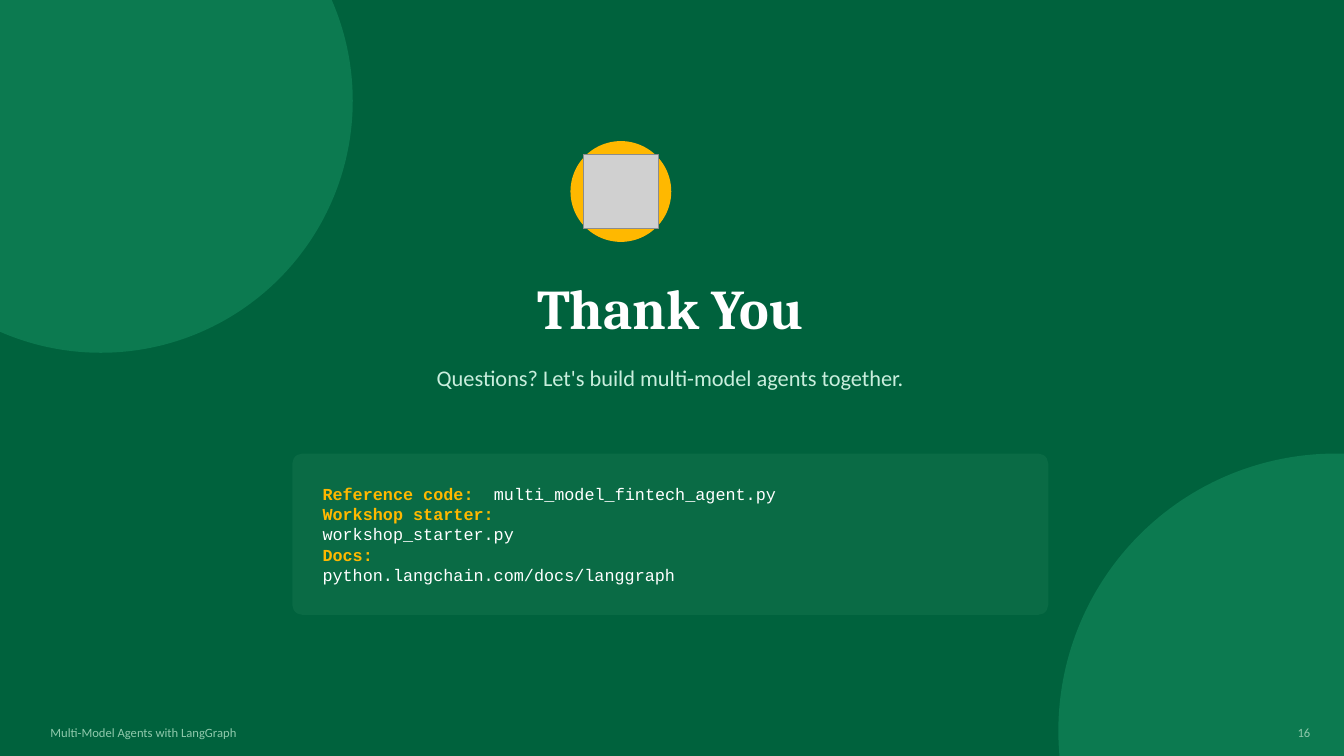
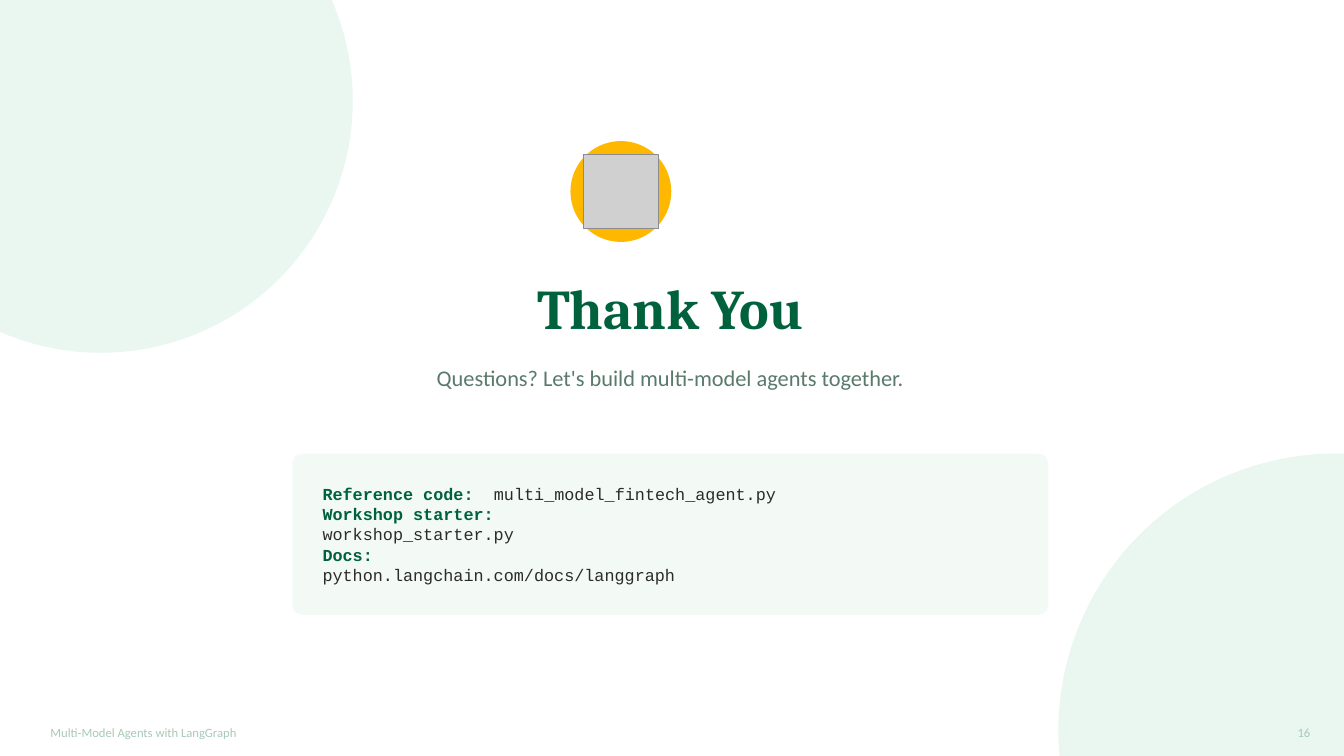
Before and after one commit to Sundar-pk/Multi-modal-agents-, a slide deck: slide 16 of Multi_Model_Agents_LangGraph_Training.pptx. Drawn at 1344x756 pixels with LibreOffice and Linux fonts; fonts in the diff are those of the drawing; grey boxes stand for pictures. Boxes give left, top, right and bottom in pixels: in the first picture for what was removed or moved away, otherwise in the second. Text is boxed around its words. In the diff, an @@ line names an element or a change of style, - is before the commit and + after.

```diff
--- a/Multi_Model_Agents_LangGraph_Training.pptx
+++ b/Multi_Model_Agents_LangGraph_Training.pptx
@@ background #00623D to #FFFFFF @@
@@ ellipse at (0,0,353,353): fill #0C7A50 to #E9F7F0 @@
@@ text "Thank You" at (537,290,804,330): text colour #FFFFFF to #00623D @@
@@ text "Questions? Let's build multi-model agents ..." at (437,370,904,390): text colour #C9EEDD to #5A7A6C @@
@@ rounded rectangle at (292,454,1049,615): fill #0A6B45 to #F3FAF6 @@
@@ text "Reference code: multi_model_fintech_agent.py Workshop starte ..." at (323,488,776,585): text colour #FFB800 to #00623D in "Reference code: Workshop starter:", "Docs:"; text colour #FFFFFF to #2B2B2B in "multi_model_fintech_agent.py", "workshop_starter.py", "python.langchain.com/docs/langgraph" @@
@@ ellipse at (1059,454,1344,756): fill #0C7A50 to #E9F7F0 @@
@@ text "Multi-Model Agents with LangGraph" at (50,728,236,739): text colour #8FC9AC to #A9C9B7 @@
@@ text "16" at (1298,729,1311,737): text colour #8FC9AC to #A9C9B7 @@
```
Also in this commit, not shown: 9 other slides changed.
